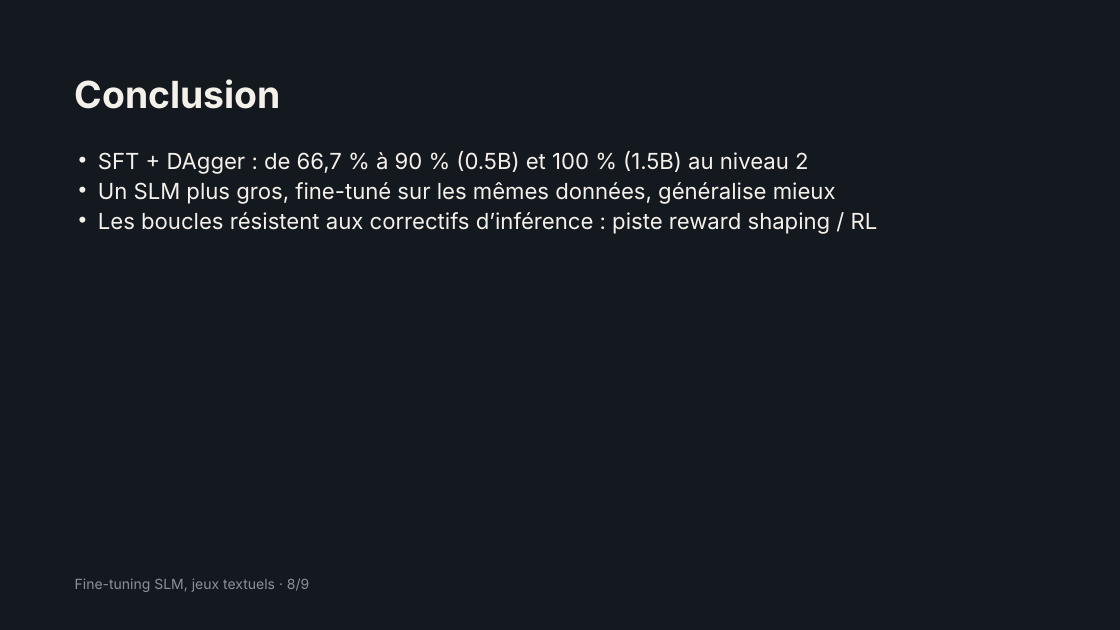
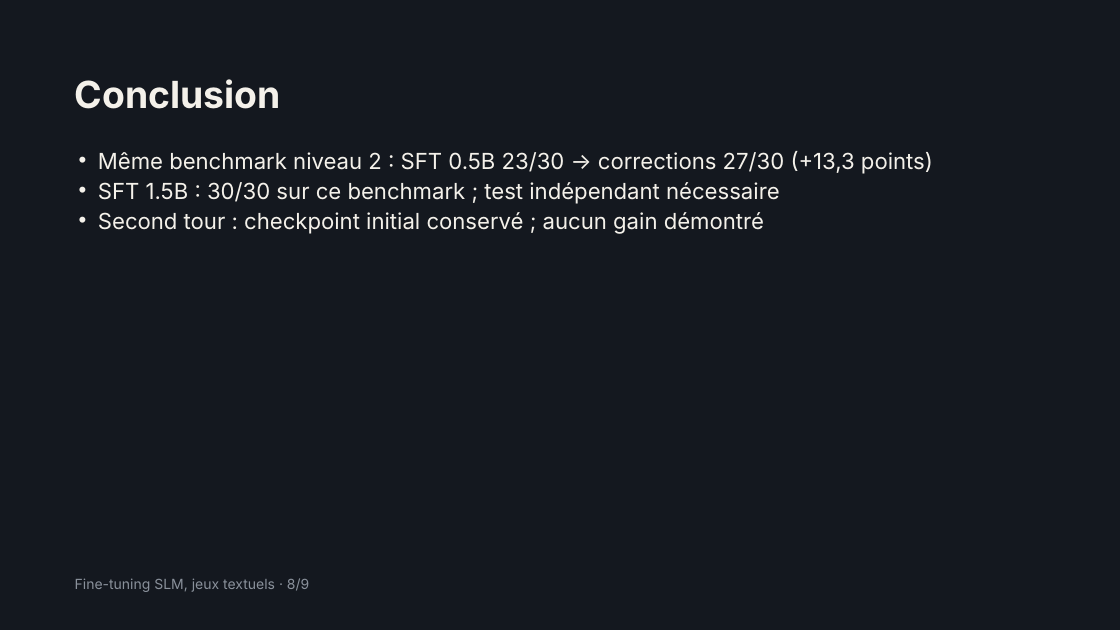
Before and after one commit to TheJollyCrabTheorist/text-game-agent-SLM, a slide deck: slide 8 of report/presentation.pptx. Drawn at 1120x630 pixels with LibreOffice and Linux fonts; fonts in the diff are those of the drawing. Boxes give left, top, right and bottom in pixels: in the first picture for what was removed or moved away, otherwise in the second. Text is boxed around its words. In the diff, an @@ line names an element or a change of style, - is before the commit and + after.

Commit message:
feat: add data integrity checks and score delta rewards

```diff
--- a/report/presentation.pptx
+++ b/report/presentation.pptx
@@ text at (98, 151, 933, 234): text changed @@
-• SFT + DAgger : de 66,7 % à 90 % (0.5B) et 100 % (1.5B) au niveau 2
-• Un SLM plus gros, fine-tuné sur les mêmes données, généralise mieux
-• Les boucles résistent aux correctifs d’inférence : piste reward shaping / RL
+• Même benchmark niveau 2 : SFT 0.5B 23/30 → corrections 27/30 (+13,3 points)
+• SFT 1.5B : 30/30 sur ce benchmark ; test indépendant nécessaire
+• Second tour : checkpoint initial conservé ; aucun gain démontré
```
Also in this commit, not shown: 7 other slides changed, 22 other files.
